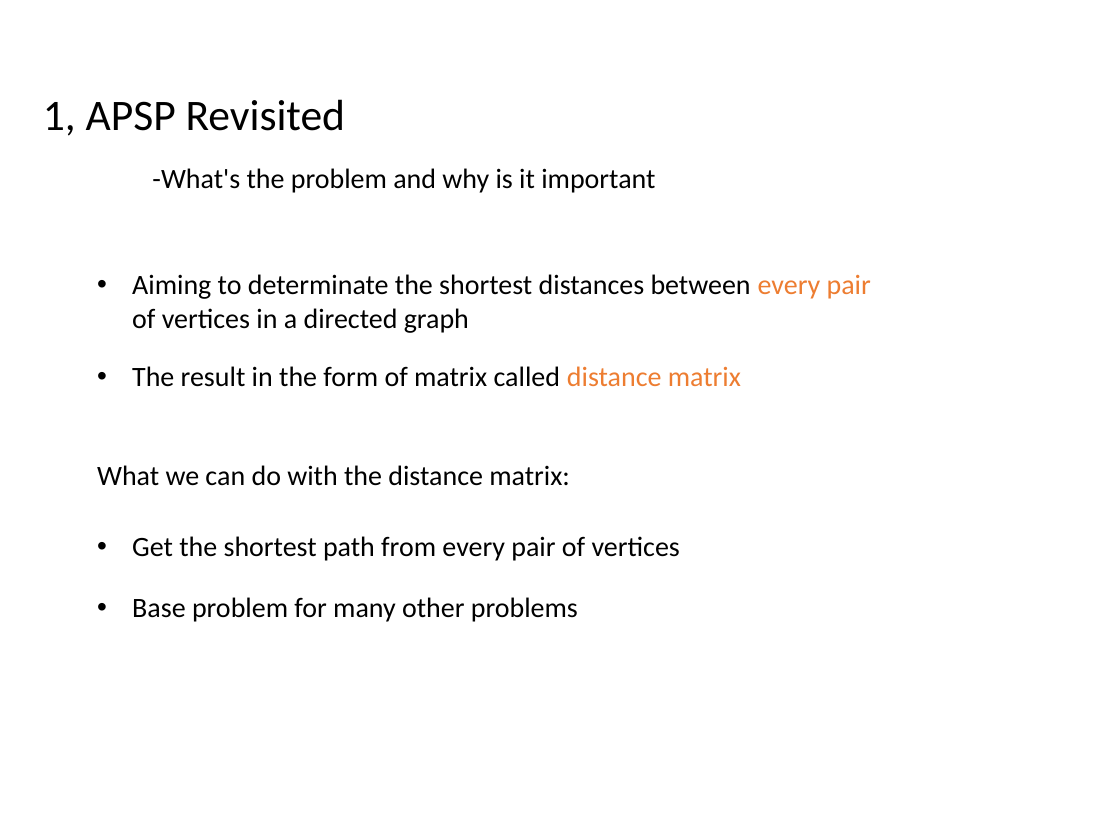
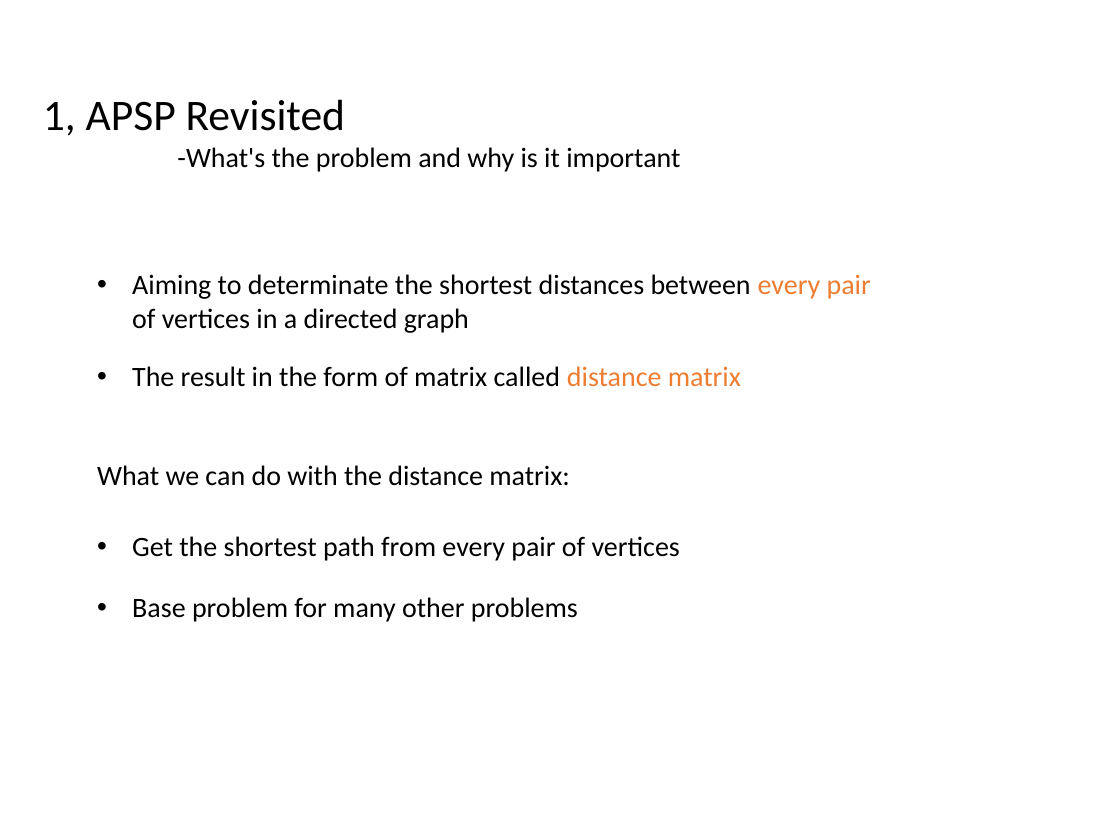
Before and after one commit to deyiaodiao/APSP_CUDA, a slide deck: slide 2 of report/CS677 Final Project.pptx. Drawn at 1120x840 pixels with LibreOffice and Linux fonts; fonts in the diff are those of the drawing. Boxes give left, top, right and bottom in pixels: in the first picture for what was removed or moved away, otherwise in the second. Text is boxed around its words. In the diff, an @@ line names an element or a change of style, - is before the commit and + after.

```diff
--- a/report/CS677 Final Project.pptx
+++ b/report/CS677 Final Project.pptx
@@ text "-What's the problem and why ...": place and size @@
-text "-What's the problem and why ..." at bbox=[152, 168, 655, 193]
+text "-What's the problem and why ..." at bbox=[177, 147, 680, 172]
```
Also in this commit, not shown: 12 other slides changed, 1 slide added, 3 other files.
